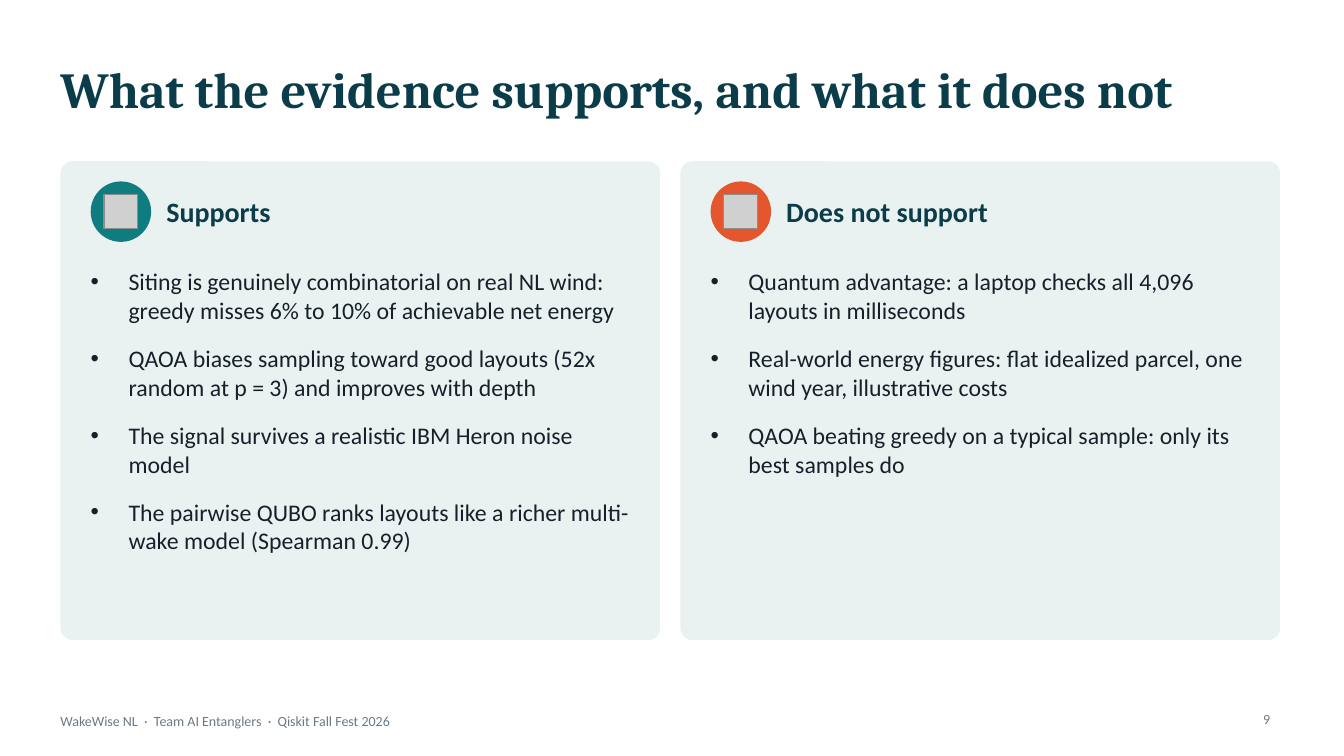
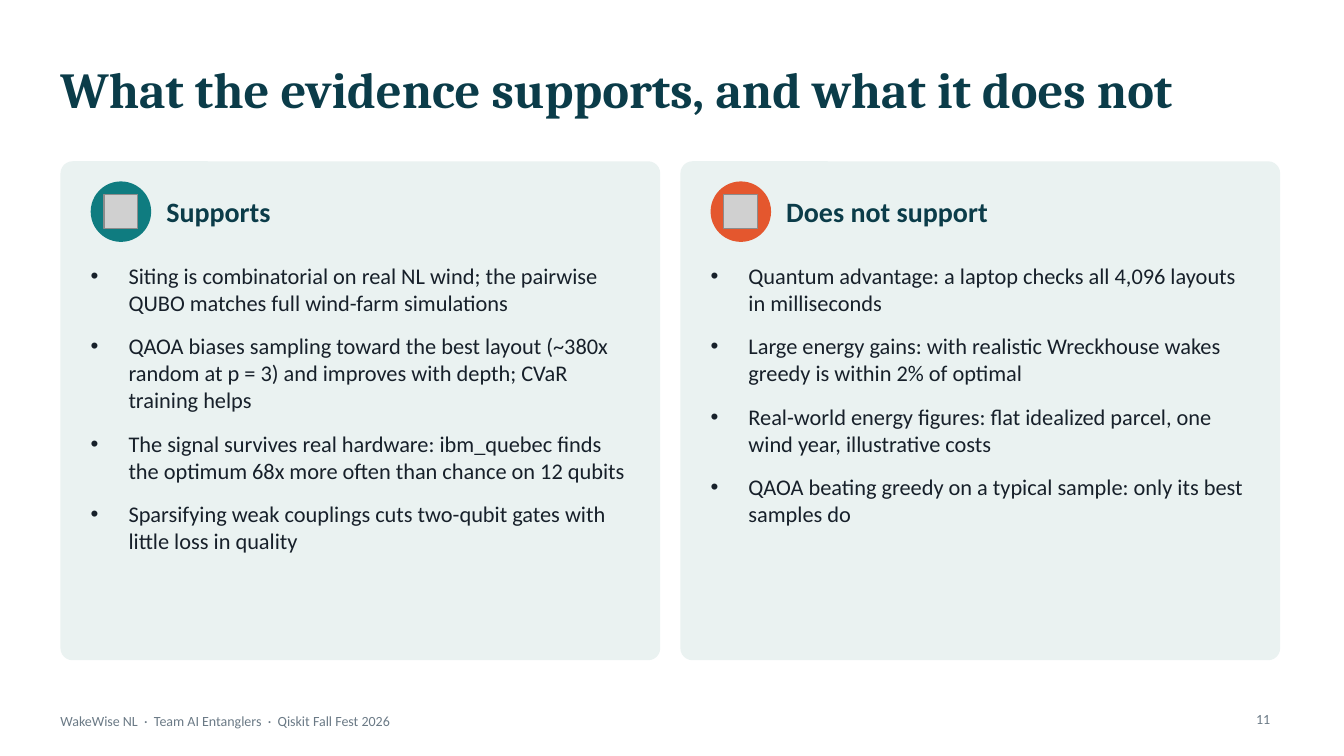
Before and after one commit to mrw-soumik/Qiskit-AI-Entanglers-, a slide deck: slide 11 of slides/WakeWise_NL_AI_Entanglers.pptx (slide 9 before the commit). Drawn at 1344x756 pixels with LibreOffice and Linux fonts; fonts in the diff are those of the drawing; grey boxes stand for pictures. Boxes give left, top, right and bottom in pixels: in the first picture for what was removed or moved away, otherwise in the second. Text is boxed around its words. In the diff, an @@ line names an element or a change of style, - is before the commit and + after.

```diff
--- a/slides/WakeWise_NL_AI_Entanglers.pptx
+++ b/slides/WakeWise_NL_AI_Entanglers.pptx
@@ rounded rectangle resized from (x1=60, y1=161, x2=660, y2=640) to (x1=60, y1=161, x2=660, y2=660) @@
@@ rounded rectangle at (x1=60, y1=161, x2=660, y2=660): proportions changed @@
@@ rounded rectangle at (x1=681, y1=161, x2=1280, y2=660): proportions changed @@
@@ rounded rectangle resized from (x1=681, y1=161, x2=1280, y2=640) to (x1=681, y1=161, x2=1280, y2=660) @@
@@ text at (x1=129, y1=268, x2=625, y2=553): text changed; size 17 to 16 pt @@
-• Siting is genuinely combinatorial on real NL wind: greedy misses 6% to 10% of achievable net energy
-• QAOA biases sampling toward good layouts (52x random at p = 3) and improves with depth
-• The signal survives a realistic IBM Heron noise model
-• The pairwise QUBO ranks layouts like a richer multi-wake model (Spearman 0.99)
+• Siting is combinatorial on real NL wind; the pairwise QUBO matches full wind-farm simulations
+• QAOA biases sampling toward the best layout (~380x random at p = 3) and improves with depth; CVaR training helps
+• The signal survives real hardware: ibm_quebec finds the optimum 68x more often than chance on 12 qubits
+• Sparsifying weak couplings cuts two-qubit gates with little loss in quality
@@ text at (x1=748, y1=268, x2=1243, y2=526): size 17 to 16 pt in "Quantum advantage: a laptop checks all 4,096 ...", "Real-world energy figures: flat idealized parcel, one ...", "QAOA beating greedy on a typical sample: ..."; less space between paragraphs @@
@@ text at (x1=748, y1=338, x2=1221, y2=385): paragraph added @@
+• Large energy gains: with realistic Wreckhouse wakes greedy is within 2% of optimal
@@ page number at (x1=1256, y1=715, x2=1270, y2=724): text changed @@
-9
+11
```
Also in this commit, not shown: 10 other slides changed, 2 slides added, 11 other files.
